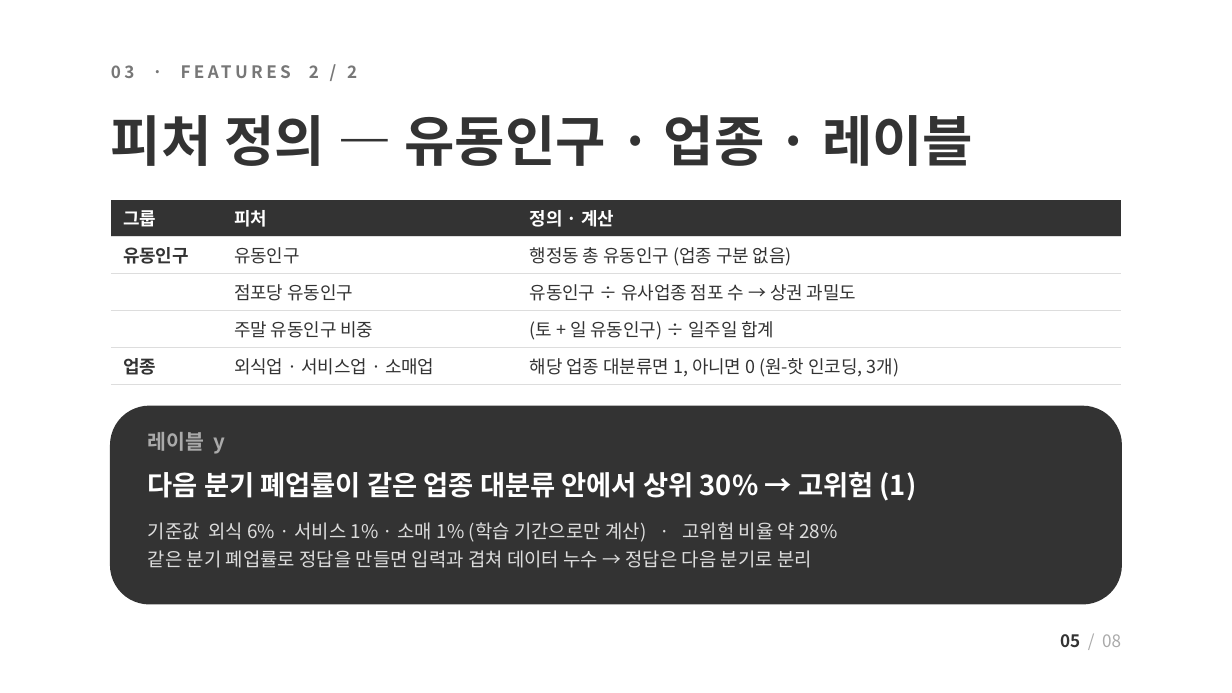
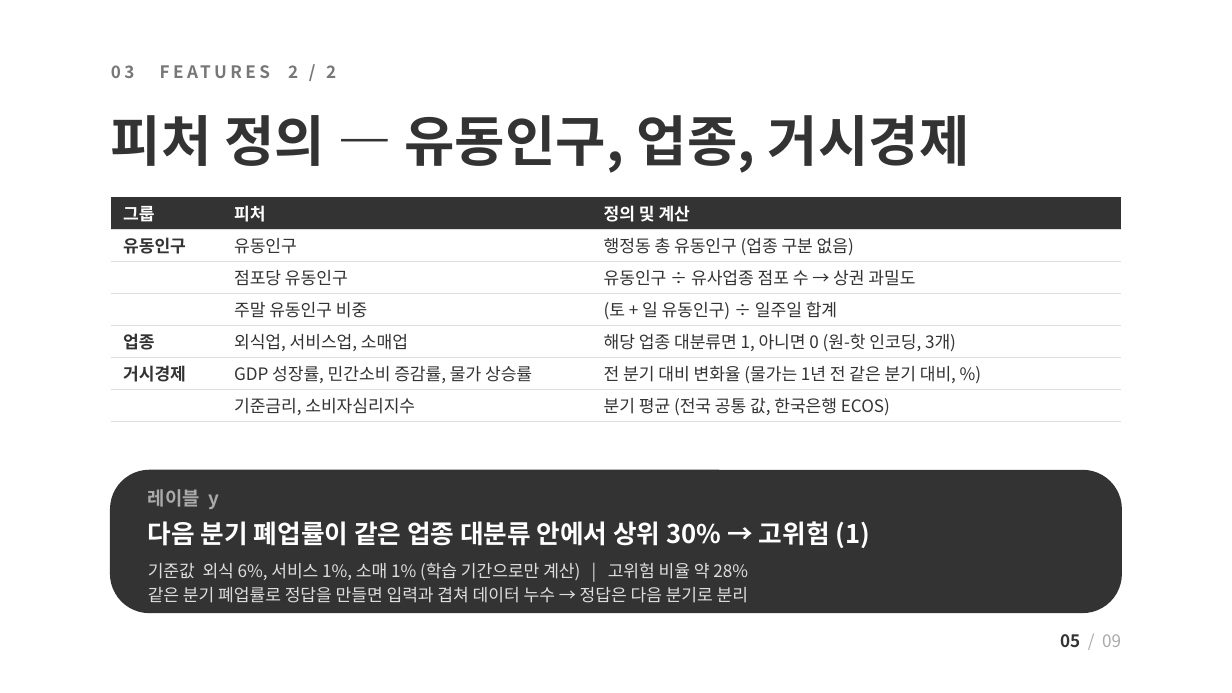
Before and after one commit to JungUihyun/biz-risk-predictor, a slide deck: slide 5 of docs/presentation/biz-risk-predictor_mid2_public.pptx. Drawn at 1232x693 pixels with LibreOffice and Linux fonts; fonts in the diff are those of the drawing. Boxes give left, top, right and bottom in pixels: in the first picture for what was removed or moved away, otherwise in the second. Text is boxed around its words. In the diff, an @@ line names an element or a change of style, - is before the commit and + after.

```diff
--- a/docs/presentation/biz-risk-predictor_mid2_public.pptx
+++ b/docs/presentation/biz-risk-predictor_mid2_public.pptx
@@ text at [111,65,336,78]: text changed @@
-03 · FEATURES 2 / 2
+03 FEATURES 2 / 2
@@ title at [111,115,970,173]: text changed @@
-피처 정의 — 유동인구 · 업종 · 레이블
+피처 정의 — 유동인구, 업종, 거시경제
@@ table at [111,197,1121,419] @@
-row 1, column 3: 정의 · 계산
+row 1, column 3: 정의 및 계산
-row 5: 업종 | 외식업 · 서비스업 · 소매업 | 해당 업종 대분류면 1, 아니면 0 (원-핫 인코딩, 3개)
+row 5: 업종 | 외식업, 서비스업, 소매업 | 해당 업종 대분류면 1, 아니면 0 (원-핫 인코딩, 3개)
+row 6: 거시경제 | GDP 성장률, 민간소비 증감률, 물가 상승률 | 전 분기 대비 변화율 (물가는 1년 전 같은 분기 대비, %)
+row 7:  | 기준금리, 소비자심리지수 | 분기 평균 (전국 공통 값, 한국은행 ECOS)
@@ rounded rectangle: place and size @@
-rounded rectangle at [111,407,1121,604]
+rounded rectangle at [111,471,1121,612]
@@ rounded rectangle at [111,471,1121,612]: proportions changed @@
@@ text "레이블 y": place and size @@
-text "레이블 y" at [148,432,226,454]
+text "레이블 y" at [148,489,220,509]
@@ text "레이블 y" at [148,489,220,509]: size 12 to 11 pt @@
@@ text "다음 분기 폐업률이 같은 업종 ...": place and size @@
-text "다음 분기 폐업률이 같은 업종 ..." at [148,472,917,501]
+text "다음 분기 폐업률이 같은 업종 ..." at [148,521,871,548]
@@ text "다음 분기 폐업률이 같은 업종 ..." at [148,521,871,548]: size 16 to 15 pt @@
@@ text at [148,562,748,580]: text changed; size 11 to 10 pt @@
-기준값 외식 6% · 서비스 1% · 소매 1% (학습 기간으로만 계산) · 고위험 비율 약 28%
+기준값 외식 6%, 서비스 1%, 소매 1% (학습 기간으로만 계산) | 고위험 비율 약 28%
@@ text "기준값 외식 6%, 서비스 1%, ...": place and size @@
-text "기준값 외식 6%, 서비스 1%, ..." at [148,522,837,568]
+text "기준값 외식 6%, 서비스 1%, ..." at [148,562,748,603]
@@ text at [148,587,748,603]: size 11 to 10 pt in "같은 분기 폐업률로 정답을 만들면 입력과 겹쳐 ..."; less space between paragraphs @@
```
Also in this commit, not shown: 7 other slides changed, 1 slide added, 15 other files.
